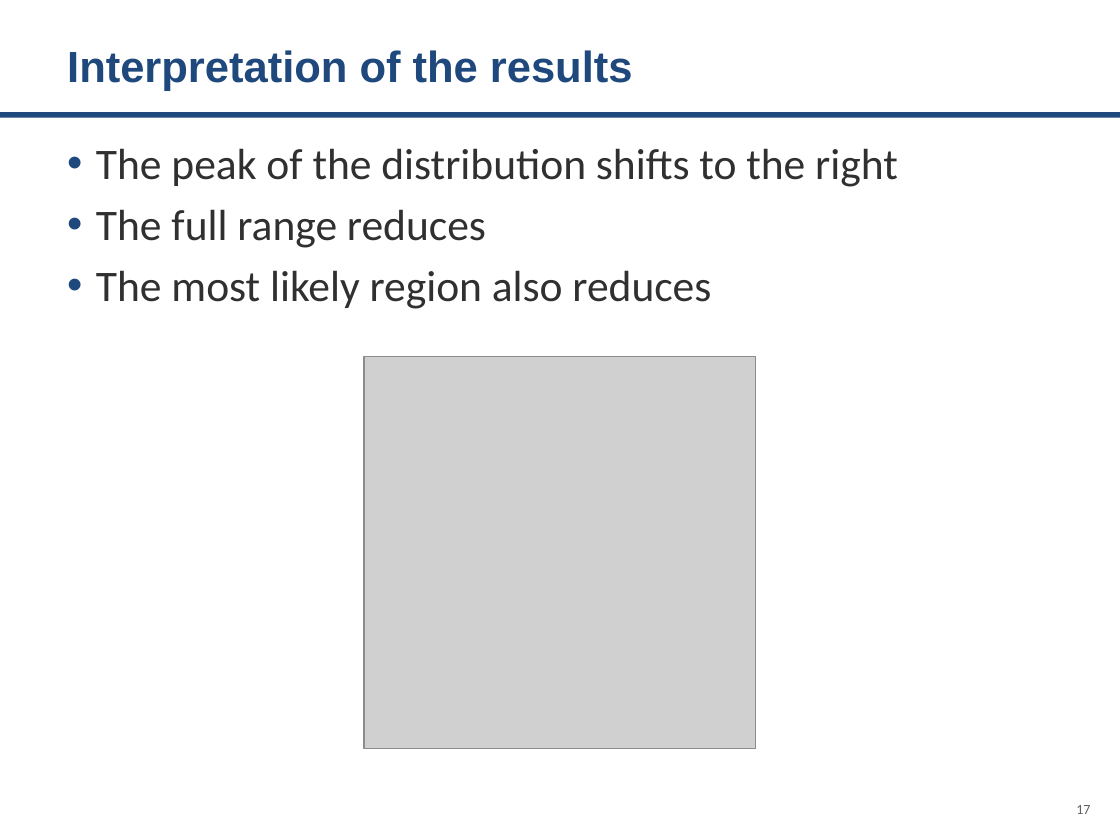
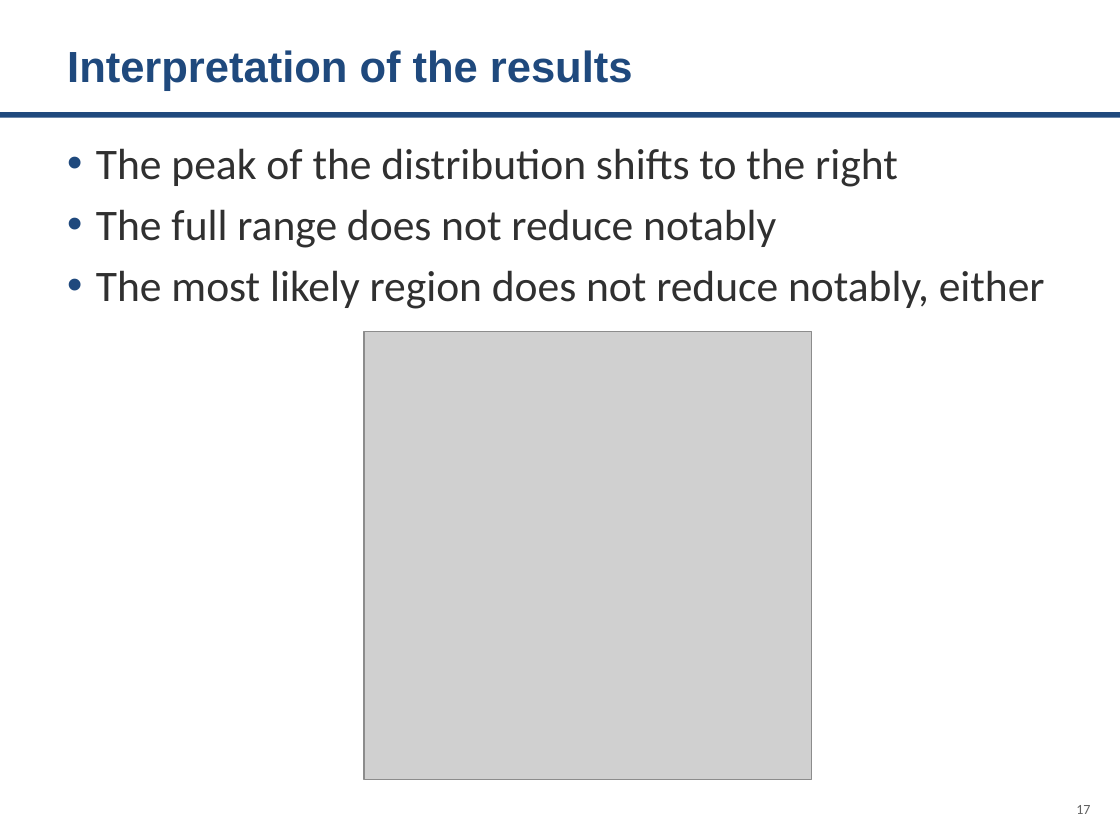
Before and after one commit to Argonne-National-Laboratory/BCUS, a slide deck: slide 17 of tutorials/Bayesian Calibration.pptx. Drawn at 1120x840 pixels with LibreOffice and Linux fonts; fonts in the diff are those of the drawing; grey boxes stand for pictures. Boxes give left, top, right and bottom in pixels: in the first picture for what was removed or moved away, otherwise in the second. Text is boxed around its words. In the diff, an @@ line names an element or a change of style, - is before the commit and + after.

```diff
--- a/tutorials/Bayesian Calibration.pptx
+++ b/tutorials/Bayesian Calibration.pptx
@@ text at <box>96,209,1045,309</box>: text changed @@
-• The full range reduces
-• The most likely region also reduces
+• The full range does not reduce notably
+• The most likely region does not reduce notably, either
@@ picture: place and size @@
-picture at <box>364,356,756,748</box>
+picture at <box>364,332,812,780</box>
```
Also in this commit, not shown: 8 other slides changed, 7 other files.
